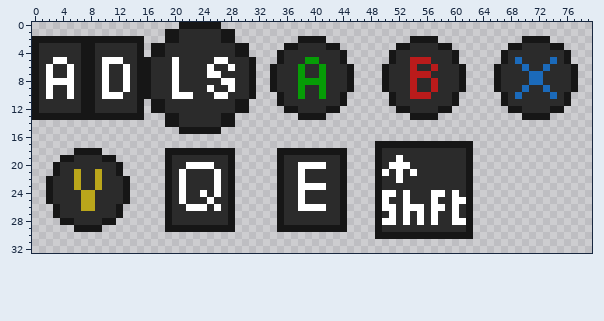
Two versions of one pixel-art file, Little_Warrior_Reboot/Assets/Sprites/StaticSprites/ControlUI_Sprite_Icons/Control_UI_Atlas.aseprite. This is how it looked before the edit.
80x80 pixels, 1 frame. Shown: x 0..79, y 0..32.
The result:
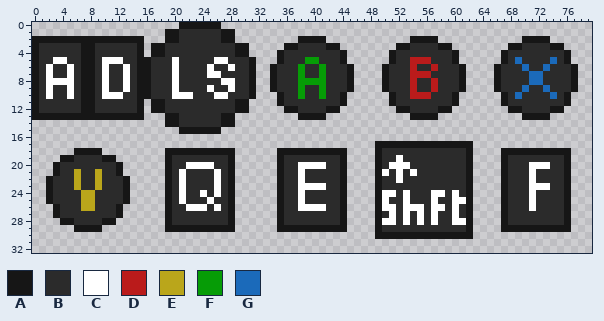
Palette (. is transparent): A #161616  B #2b2b2b  C #ffffff  D #ba1b1b  E #baa61b  F #069c06  G #1b6aba
The exact change:
Layer "Layer 1":
y 18: x 67..76 .......... -> AAAAAAAAAA
y 19: x 67..76 .......... -> ABBBBBBBBA
y 20: x 67..76 .......... -> ABBBCCCBBA
y 21..22: x 67..76 .......... -> ABBBCBBBBA
y 23: x 67..76 .......... -> ABBBCCCBBA
y 24..26: x 67..76 .......... -> ABBBCBBBBA
y 27..28: x 67..76 .......... -> ABBBBBBBBA
y 29: x 67..76 .......... -> AAAAAAAAAA
